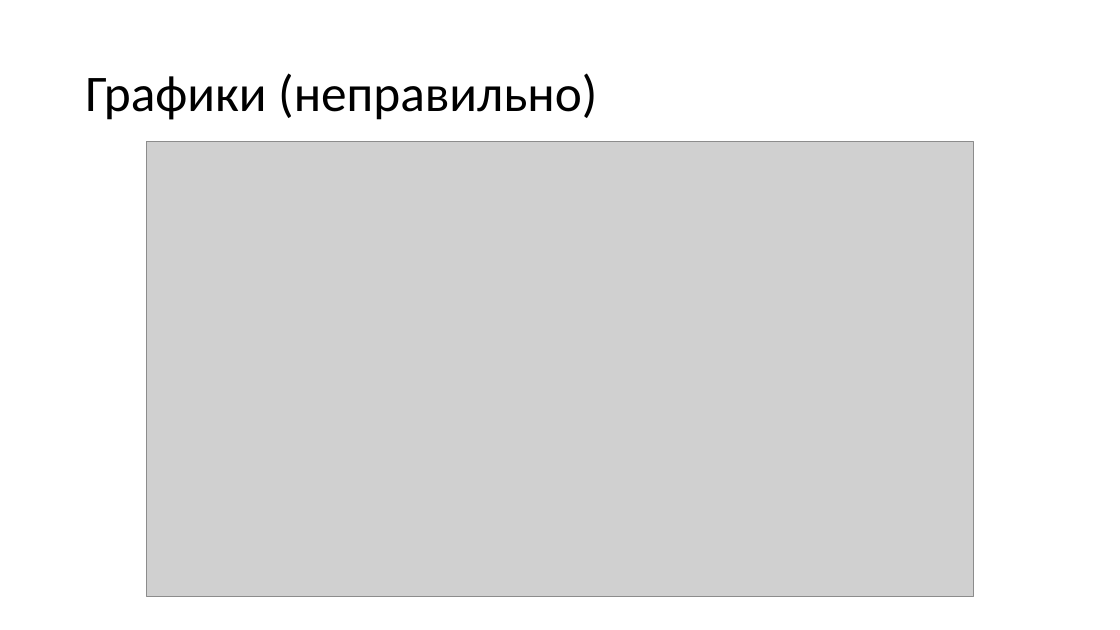
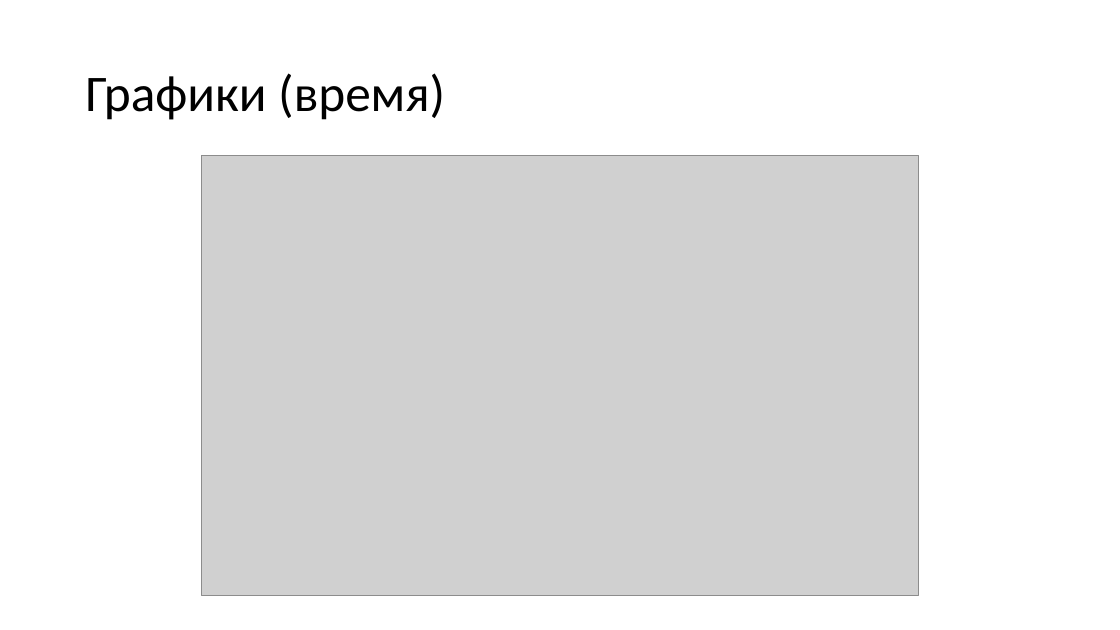
Before and after one commit to AlexanderTarasov11-708/2017, a slide deck: slide 7 of 2017/SPRING/PS/PS2/Patience Sort.pptx (slide 9 before the commit). Drawn at 1120x630 pixels with LibreOffice and Linux fonts; fonts in the diff are those of the drawing; grey boxes stand for pictures. Boxes give left, top, right and bottom in pixels: in the first picture for what was removed or moved away, otherwise in the second. Text is boxed around its words. In the diff, an @@ line names an element or a change of style, - is before the commit and + after.

```diff
--- a/2017/SPRING/PS/PS2/Patience Sort.pptx
+++ b/2017/SPRING/PS/PS2/Patience Sort.pptx
@@ title at [85,73,445,120]: text changed @@
-Графики (неправильно)
+Графики (время)
@@ picture: place and size @@
-picture at [146,142,973,597]
+picture at [202,155,919,596]
```
Also in this commit, not shown: 1 other slide changed.
